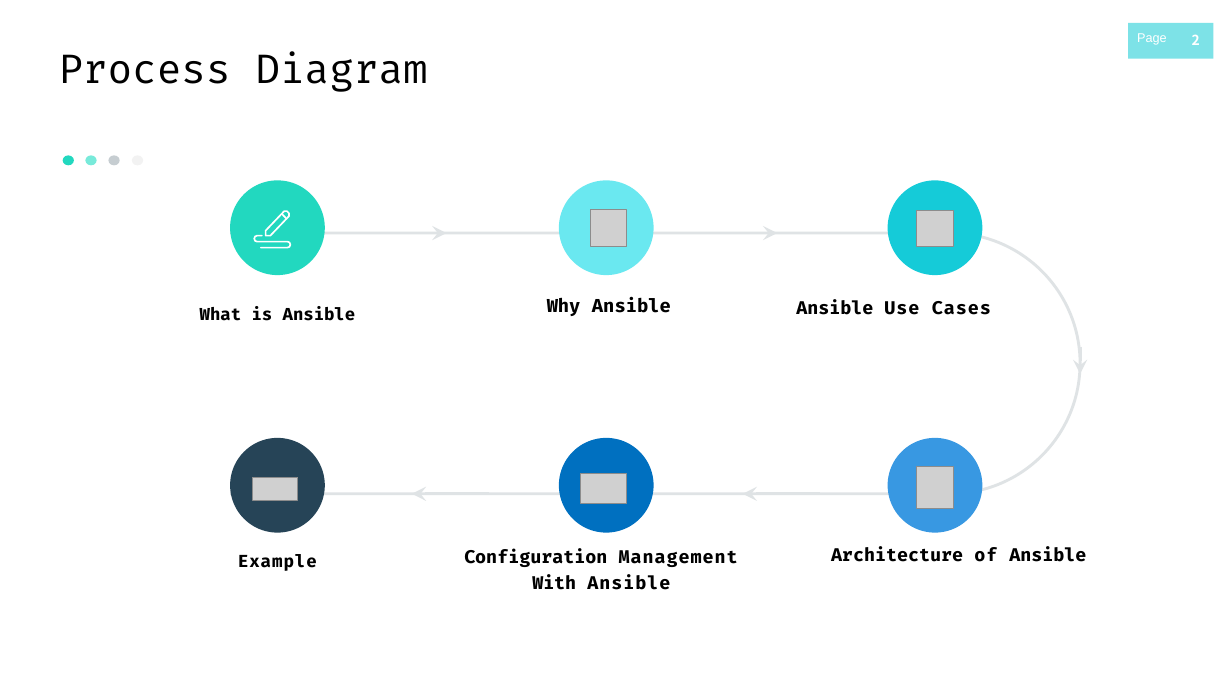
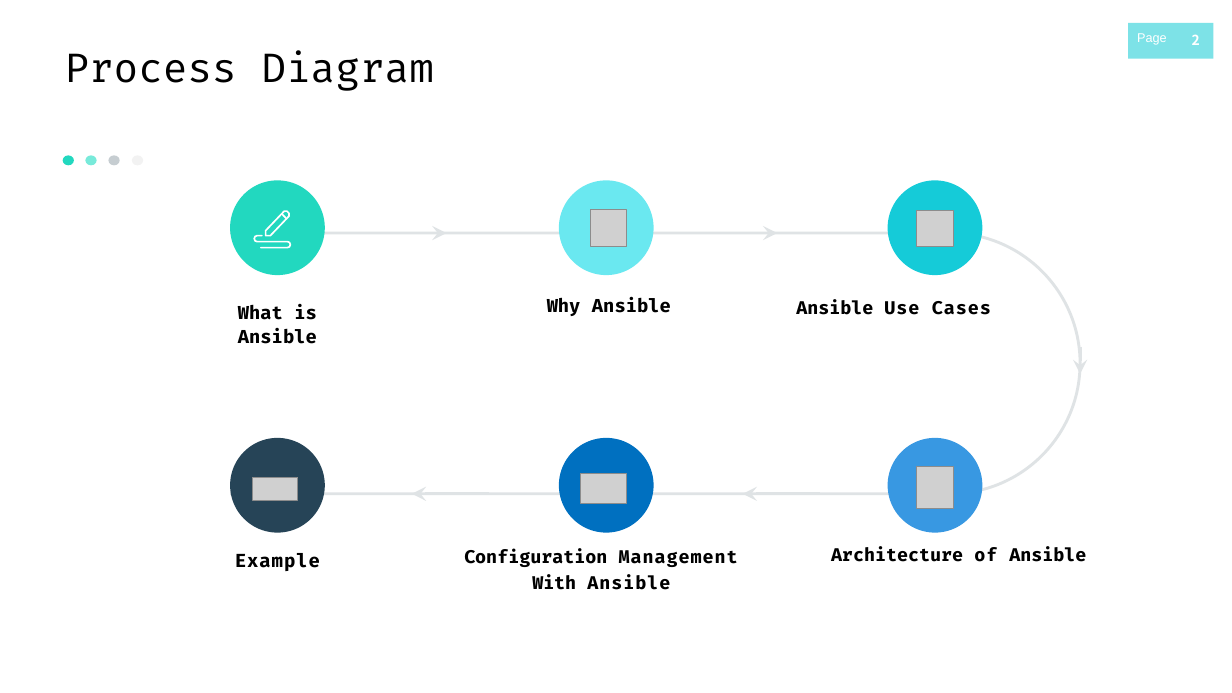
Before and after one commit to nikbarseghyan/Presentation, a slide deck: slide 2 of Ansible.pptx. Drawn at 1232x693 pixels with LibreOffice and Linux fonts; fonts in the diff are those of the drawing; grey boxes stand for pictures. Boxes give left, top, right and bottom in pixels: in the first picture for what was removed or moved away, otherwise in the second. Text is boxed around its words. In the diff, an @@ line names an element or a change of style, - is before the commit and + after.

Commit message:
Ansible

```diff
--- a/Ansible.pptx
+++ b/Ansible.pptx
@@ text "Process Diagram": place and size @@
-text "Process Diagram" at [58, 51, 427, 92]
+text "Process Diagram" at [64, 50, 433, 91]
@@ text "What is Ansible" at [238, 305, 317, 344]: size 13.3 to 14.3 pt; line spacing 1.2 to 1.1 @@
@@ text "Example" at [235, 553, 320, 571]: size 13.3 to 14.4 pt; line spacing 1.2 to 1.1 @@
```
Also in this commit, not shown: 5 other slides changed.
